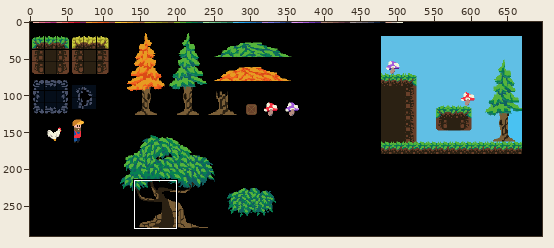
Two states of a sprite sheet, images/sketch.png. Above, an overview of the earlier version with the close-up marked.
Close-up. Old version:
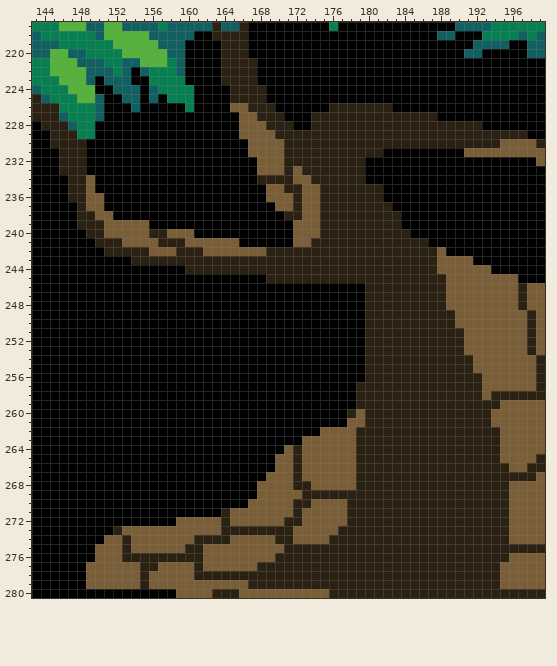
The file is 697x292 pixels. Shown: x 143..199, y 217..280.
And afterwards:
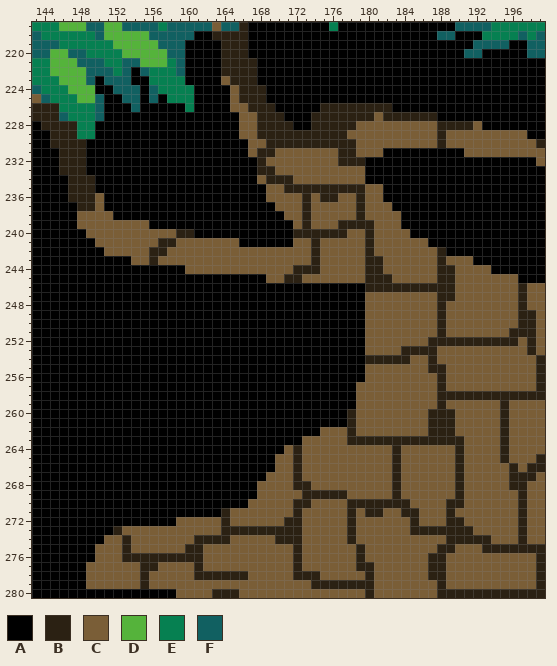
Palette (. is transparent): A #000000  B #2b2113  C #7a5e37  D #55b33b  E #068051  F #116061
Changes in this commit:
Changed rows in their new state; - is an unchanged pixel.
first column x 163:
217 C
first column x 143:
223 ---------------------C-----------------------------------
224 ----------------------C----------------------------------
225 C---------------------C----------------------------------
226 --------------------------------B------------------------
227 --------------------------------------C------------------
228 ----B--------------------B----------CCCCCCCCC----C-------
229 -------------------------BB--------CCCCCCCCCC-CCCCCCCCC--
230 --------------------------BB--------CCCCCCCCC-CCCCCC-----
231 -------------------------BB-CCCCCC--CCC------------------
232 -------------------------B--CCCCCC-----------------------
233 -------------------------BB-C-CCCCCCC--------------------
234 ------B------------------C-----CCCCCC--------------------
235 ------B-----------------------BB-----CC------------------
236 ------B----------------------CB---CC-CC------------------
237 ------B----------------------CB-CCCC-CCC-----------------
238 -----CC---------------------CCB-CCCC-CCCC----------------
239 -----CCC----------------------B-CC----CCC----------------
240 ------CC-----CC-BB-----------BBB---CC-CCCC---------------
241 -------CCC------C---------------CCCCC-CCCCCC-------------
242 --------CCCCCBB-CCC-------CCCCC-CCCCC-CCCCCCCB-----------
243 -----------CC-CCCCCCCCCCCCCCCCC-CCCCC--CCCCCCB-----------
244 -----------------CCCCCCCCCCCC---CCCCC--CCCCCCBB----------
245 --------------------------CC--CCCCCCC---CCCCC-B----------
246 ----------------------------------------------B----------
247 -------------------------------------CCCCCCCC-B----------
248 -------------------------------------CCCCCCCC------------
249 -------------------------------------CCCCCCCC-C-------B--
250 -------------------------------------CCCCCCCC-C-------B--
251 -------------------------------------CCCCCCCC-CC-----BB--
252 -------------------------------------CCCCCCC----BBBBBB---
253 -------------------------------------CCCC----CCC---------
254 ------------------------------------------CC-CCCC--------
255 -------------------------------------CCCCCCC--CCC--------
256 -------------------------------------CCCCCCCC-CCCC-------
257 ------------------------------------CCCCCCCCC-CCCC-------
258 ------------------------------------CCCCCCCCC-----B------
259 ------------------------------------CCCCCCCCC-CCCCCCB----
260 -------------------------------------CCCCCCC---CCCC-B----
261 -----------------------------------B-CCCCCCC---CCCC-B----
262 -----------------------------------BCCCCCCCC---CCCCCB----
263 -----------------------------------B------------CCCCB----
264 ------------------------------------CCCC-CCCCCC-CCCCB----
265 ------------------------------------CCCC-CCCCCC-CCCCB----
266 ------------------------------------CCCC-CCCCCC-CCCCCB---
267 ------------------------------------CCCC-CCCCCC-CCCCC----
268 ------------------------------------CCCC-CCCCCC-CCCCCBB--
269 -----------------------------------CCCCC-CCCCCC-CCCCC-B--
270 ------------------------------------------CCCC--CCCCC-B--
271 ------------------------------------C--CC--CCC-CCCCCC-B--
272 ------------------------------------CCCCCC-CCC--CCCCC-B--
273 -----------------------------B----C-CCCCCC-------CCCC-B--
274 -----------------------------B---CC-CCCCCCCCCC-----CC-B--
275 ----------------------------C-CCCCCC-CCCCCCCC--CCC-------
276 ---------------------------CC-CCCCCC-CCCCCCC--CCCCCCC---B
277 -------------------------CCCC-CCCCCC--CCCCCC--CCCCCC----B
278 ------------------------CCCCC---CCCCC-CCCCCC--CCCCCC----B
279 ------------------------CCCCCCC-------CCCCCCC-CCCCCC----B
280 ---------------------------------CCCC-CCCCCCC------------
Boxes around the changes in both close-ups, in picture pixels (x1, y1, x2, y2):
changed: (212, 22, 221, 31)
changed: (77, 76, 545, 598)
changed: (32, 94, 77, 130)
